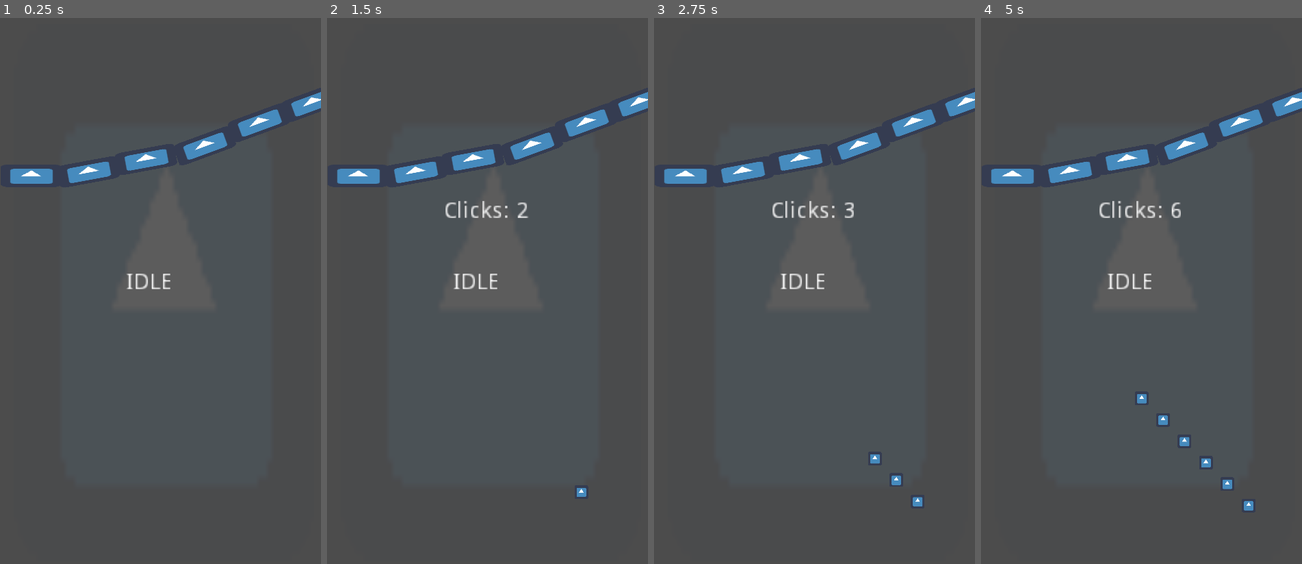
Above: before the commit, frames 1-4 (left to right).
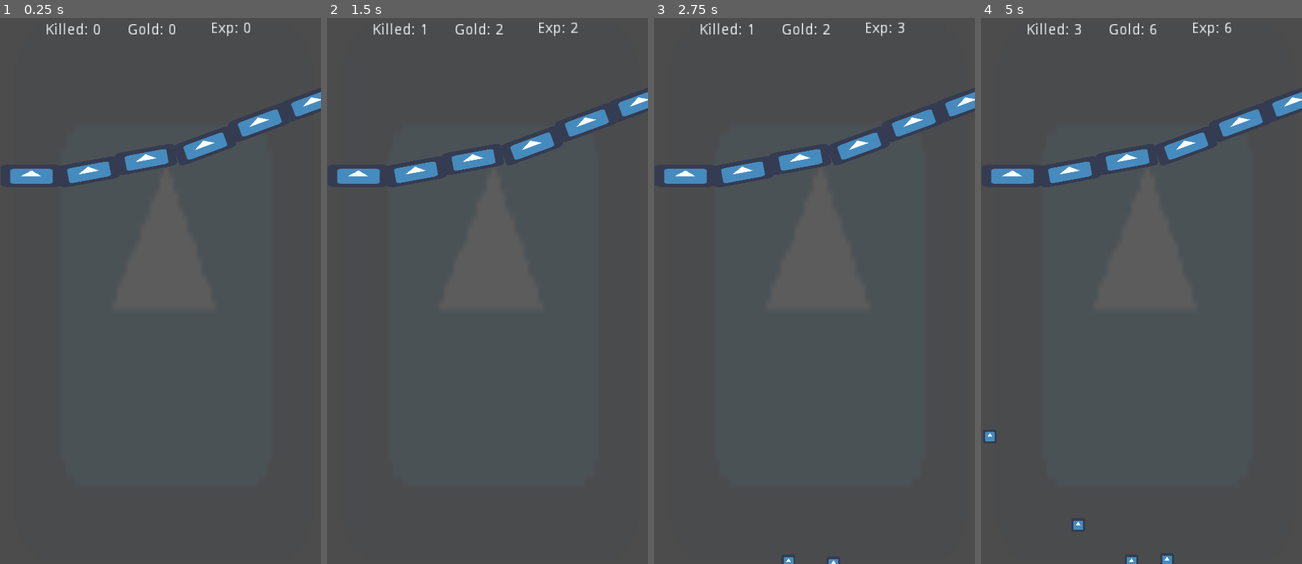
Above: after the commit, the same moments.

Repository: stranker/CLICKER_Z
Game: Godot game, scene res://Object/ClickArea.tscn
Same seed, same stepped clock (60 frames per second), same inputs: the game is played once before the commit and once after it. The engine's default icon, where the game draws it, is replaced by a stand-in: a white triangle on a blue panel in a dark square.
Inputs (mouse positions are in pixels of both pictures, inside the frame that each line leads up to):
- Up to frame 1 (0.25 s): no input
- Up to frame 2 (1.5 s): tap Enter at 0.5 s; move the mouse to (487, 296) at 0.52 s; click (487, 296) at 0.67 s; tap Space at 1.25 s; move the mouse to (423, 318) at 1.27 s; click (423, 318) at 1.42 s
- Up to frame 3 (2.75 s): move the mouse to (846, 170) at 2.02 s; click (846, 170) at 2.17 s
- Up to frame 4 (5 s): move the mouse to (1125, 400) at 2.77 s; click (1125, 400) at 2.92 s; move the mouse to (1237, 372) at 3.52 s; click (1237, 372) at 3.67 s; move the mouse to (1045, 209) at 4.27 s; click (1045, 209) at 4.42 s

The runs differ from the first frame. In frame 1, 0.5% of the frame differs, in the area x 14-79%, y 0-50%; in frame 2, 0.8%; in frame 3, 1.0%; in frame 4, 1.3%, in the area x 1-85%, y 0-100%.

Commit message:
ADD SPAWN CONTROL

Diff:
--- a/Object/ClickArea.tscn
+++ b/Object/ClickArea.tscn
@@ -1,21 +1,22 @@
-[gd_scene load_steps=6 format=2]
+[gd_scene load_steps=7 format=2]
 
 [ext_resource path="res://icon.png" type="Texture" id=1]
 [ext_resource path="res://Object/Wall.tscn" type="PackedScene" id=2]
-[ext_resource path="res://Object/Spawner.tscn" type="PackedScene" id=3]
+[ext_resource path="res://Object/SpawnControl.tscn" type="PackedScene" id=3]
+[ext_resource path="res://Object/Spawner.tscn" type="PackedScene" id=4]
 
 [sub_resource type="GDScript" id=1]
 
 resource_name = "Click.gd"
 script/source = "extends Node2D
 
-var clicks = 0
 var curr_click = 0
 enum STATES {IDLE,RAGE}
 var state = STATES.IDLE
 
 func _ready():
 	set_process(true)
+	Global.player_pos = $Player.global_position
 	pass
 
 func _process(delta):
@@ -23,20 +24,24 @@
 		state = STATES.RAGE
 	else:
 		state = STATES.IDLE
-	match state:
-		0: $State.text = \"IDLE\"
-		1: $State.text = \"RAGE!!!\"
+	$GUI/ZK.text = \"Killed: \"+str(Global.zombie_killed)
+	$GUI/Gold.text = \"Gold: \"+str(Global.GOLD)
+	$GUI/Exp.text = \"Exp: \"+str(Global.EXP)
 	pass
 
 func _on_Area_input_event(viewport, event, shape_idx):
 	if event is InputEventScreenTouch:
 		if event.is_pressed():
-			clicks +=1
+			Global.EXP += 1
 			curr_click += 1
-			$Clicks.text = \"Clicks: \"+str(clicks)
 			$Rage.start()
+			attack()
 	pass # replace with function body
 
+func attack():
+	if Global.ZOMBI_LIST.size()>0:
+		Global.ZOMBI_LIST[0].get_damage(Global.DAMAGE)
+	pass
 
 func _on_Rage_timeout():
 	curr_click = 0
@@ -78,70 +83,103 @@
 scale = Vector2( 17.3235, 55.8896 )
 shape = SubResource( 2 )
 
-[node name="Clicks" type="Label" parent="." index="1"]
-
-anchor_left = 0.5
-anchor_top = 0.5
-anchor_right = 0.5
-anchor_bottom = 0.5
-margin_left = 218.0
-margin_top = 345.0
-margin_right = 258.0
-margin_bottom = 359.0
-rect_scale = Vector2( 3, 3 )
-rect_pivot_offset = Vector2( 0, 0 )
-rect_clip_content = false
-mouse_filter = 2
-mouse_default_cursor_shape = 0
-size_flags_horizontal = 1
-size_flags_vertical = 4
-align = 1
-valign = 1
-percent_visible = 1.0
-lines_skipped = 0
-max_lines_visible = -1
-_sections_unfolded = [ "Rect" ]
-
-[node name="State" type="Label" parent="." index="2"]
-
-anchor_left = 0.5
-anchor_top = 0.5
-anchor_right = 0.5
-anchor_bottom = 0.5
-margin_left = 220.0
-margin_top = 478.0
-margin_right = 260.0
-margin_bottom = 492.0
-rect_scale = Vector2( 3, 3 )
-rect_pivot_offset = Vector2( 0, 0 )
-rect_clip_content = false
-mouse_filter = 2
-mouse_default_cursor_shape = 0
-size_flags_horizontal = 1
-size_flags_vertical = 4
-align = 1
-valign = 1
-percent_visible = 1.0
-lines_skipped = 0
-max_lines_visible = -1
-_sections_unfolded = [ "Rect" ]
-
-[node name="Rage" type="Timer" parent="." index="3"]
+[node name="Rage" type="Timer" parent="." index="1"]
 
 process_mode = 1
 wait_time = 0.3
 one_shot = true
 autostart = false
 
-[node name="Wall" parent="." index="4" instance=ExtResource( 2 )]
+[node name="Wall" parent="." index="2" instance=ExtResource( 2 )]
 
-[node name="Spawner" parent="." index="5" instance=ExtResource( 3 )]
+[node name="SpawnControl" parent="." index="3" instance=ExtResource( 3 )]
 
-position = Vector2( 510.293, 924.692 )
+[node name="Spawner" parent="SpawnControl" index="1" instance=ExtResource( 4 )]
 
-[node name="Player" type="Position2D" parent="." index="6"]
+position = Vector2( 654.057, 546.088 )
 
-position = Vector2( 178.585, 155.584 )
+[node name="Spawner2" parent="SpawnControl" index="2" instance=ExtResource( 4 )]
+
+position = Vector2( -60.4279, 799.028 )
+
+[node name="Spawner3" parent="SpawnControl" index="3" instance=ExtResource( 4 )]
+
+position = Vector2( 294.777, 1049.25 )
+
+[node name="Player" type="Position2D" parent="." index="4"]
+
+position = Vector2( 271.893, 164.178 )
+
+[node name="GUI" type="CanvasLayer" parent="." index="5"]
+
+layer = 1
+offset = Vector2( 0, 0 )
+rotation = 0.0
+scale = Vector2( 1, 1 )
+transform = Transform2D( 1, 0, 0, 1, 0, 0 )
+
+[node name="ZK" type="Label" parent="GUI" index="0"]
+
+anchor_left = 0.0
+anchor_top = 0.0
+anchor_right = 0.0
+anchor_bottom = 0.0
+margin_left = 85.0
+margin_top = 13.0
+margin_right = 125.0
+margin_bottom = 27.0
+rect_scale = Vector2( 2, 2 )
+rect_pivot_offset = Vector2( 0, 0 )
+mouse_filter = 2
+mouse_default_cursor_shape = 0
+size_flags_horizontal = 1
+size_flags_vertical = 4
+percent_visible = 1.0
+lines_skipped = 0
+max_lines_visible = -1
+_sections_unfolded = [ "Rect" ]
+
+[node name="Gold" type="Label" parent="GUI" index="1"]
+
+anchor_left = 0.0
+anchor_top = 0.0
+anchor_right = 0.0
+anchor_bottom = 0.0
+margin_left = 238.0
+margin_top = 13.0
+margin_right = 278.0
+margin_bottom = 27.0
+rect_scale = Vector2( 2, 2 )
+rect_pivot_offset = Vector2( 0, 0 )
+mouse_filter = 2
+mouse_default_cursor_shape = 0
+size_flags_horizontal = 1
+size_flags_vertical = 4
+percent_visible = 1.0
+lines_skipped = 0
+max_lines_visible = -1
+_sections_unfolded = [ "Rect" ]
+
+[node name="Exp" type="Label" parent="GUI" index="2"]
+
+anchor_left = 0.0
+anchor_top = 0.0
+anchor_right = 0.0
+anchor_bottom = 0.0
+margin_left = 394.0
+margin_top = 10.0
+margin_right = 434.0
+margin_bottom = 24.0
+rect_scale = Vector2( 2, 2 )
+rect_pivot_offset = Vector2( 0, 0 )
+mouse_filter = 2
+mouse_default_cursor_shape = 0
+size_flags_horizontal = 1
+size_flags_vertical = 4
+percent_visible = 1.0
+lines_skipped = 0
+max_lines_visible = -1
+_sections_unfolded = [ "Rect" ]
 
 [connection signal="input_event" from="Area" to="." method="_on_Area_input_event"]
 
--- a/Object/Global.gd
+++ b/Object/Global.gd
@@ -3,6 +3,12 @@
 var player_pos = Vector2()
 var zombie_count = 0
 var zombie_killed = 0
+const MAX_COUNT_ZOMBIES = 200
+var ZOMBI_LIST = []
+var DAMAGE = 0
+var GOLD = 0
+var EXP = 0
 
 func _ready():
+	DAMAGE = 1
 	pass
--- /dev/null
+++ b/Object/SpawnControl.tscn
@@ -0,0 +1,35 @@
+[gd_scene load_steps=2 format=2]
+
+[sub_resource type="GDScript" id=1]
+
+resource_name = "SpawnControl"
+script/source = "extends Node2D
+
+var spawn_list = []
+
+func _ready():
+	for i in get_children():
+		if !i.name.begins_with(\"Timer\"):
+			spawn_list.push_back(i)
+	pass
+
+func _on_Spawn_timeout():
+	randomize()
+	var sp = randi() % spawn_list.size()
+	spawn_list[sp].spawn()
+	pass # replace with function body
+"
+_sections_unfolded = [ "Resource" ]
+
+[node name="SpawnControl" type="Node2D" index="0"]
+
+script = SubResource( 1 )
+
+[node name="Timer" type="Timer" parent="." index="0"]
+
+process_mode = 1
+wait_time = 0.4
+one_shot = false
+autostart = true
+
+[connection signal="timeout" from="Timer" to="." method="_on_Spawn_timeout"]
--- a/Object/Spawner.tscn
+++ b/Object/Spawner.tscn
@@ -11,28 +11,16 @@
 	pass
 
 func spawn():
-	var z = zombies.instance()
-	get_tree().root.call_deferred(\"add_child\",z)
-	z.global_position = global_position
-	Global.zombie_count +=1
+	if Global.zombie_count < Global.MAX_COUNT_ZOMBIES:
+		var z = zombies.instance()
+		get_tree().root.call_deferred(\"add_child\",z)
+		z.global_position = global_position
+		Global.zombie_count +=1
+		Global.ZOMBI_LIST.push_back(z)
 	pass
-
-func _on_Timer_timeout():
-	if Global.zombie_count < 100:
-		spawn()
-	pass # replace with function body
 "
 _sections_unfolded = [ "Resource" ]
 
-[node name="Spawner" type="Position2D" index="0"]
+[node name="Spawner" type="Position2D"]
 
 script = SubResource( 1 )
-
-[node name="Timer" type="Timer" parent="." index="0"]
-
-process_mode = 1
-wait_time = 0.8
-one_shot = false
-autostart = true
-
-[connection signal="timeout" from="Timer" to="." method="_on_Timer_timeout"]
--- a/Object/Wall.tscn
+++ b/Object/Wall.tscn
@@ -60,16 +60,19 @@
 
 [node name="Bound" type="CollisionPolygon2D" parent="." index="7"]
 
+position = Vector2( 59.0052, 37.0123 )
 build_mode = 0
-polygon = PoolVector2Array( 1.05511, 1062.37, 607.006, 1071.41, 600.976, 1024.68, 1.05511, 1023.17 )
+polygon = PoolVector2Array( -230.676, 1056.2, 250.485, 1093.21, 681.35, 1071, 650.218, 1019.18, 248.634, 1069.15, -165.904, 1021.03 )
 
 [node name="Bound2" type="CollisionPolygon2D" parent="." index="8"]
 
+position = Vector2( 26.2012, -22.2074 )
+scale = Vector2( 1.02375, 1 )
 build_mode = 0
-polygon = PoolVector2Array( 607.168, 942.059, 608.837, 1077.72, 664.98, 1075.36, 670.143, 151.304, 608.195, 120.33 )
+polygon = PoolVector2Array( 607.168, 942.059, 608.837, 1077.72, 664.98, 1075.36, 685.891, 338.157, 670.143, 151.304, 608.195, 120.33, 646.122, 565.783 )
 
 [node name="Bound3" type="CollisionPolygon2D" parent="." index="9"]
 
-position = Vector2( -668.698, 40.1813 )
+position = Vector2( -748.275, -30.1422 )
 build_mode = 0
-polygon = PoolVector2Array( 607.168, 942.059, 609.651, 1022.98, 668.437, 1022.98, 670.792, 241.731, 617.124, 234.329 )
+polygon = PoolVector2Array( 699.395, 294.274, 573.553, 607.029, 571.703, 1073.38, 642.026, 1086.34, 617.968, 608.879, 743.81, 310.93 )
--- a/Object/Z.tscn
+++ b/Object/Z.tscn
@@ -7,14 +7,39 @@
 resource_name = "Zombie.gd"
 script/source = "extends KinematicBody2D
 
-var velocity = Vector2(-50,-50)
+const WALK = 50
+var player = Global.player_pos
+var direction = Vector2()
+var life = 2
+var gold = 2
 
 func _ready():
+	randomize()
+	direction.x = rand_range(-1,1)
+	direction.y = rand_range(-1,0)
+	$Chase.wait_time = rand_range(3,7)
+	pass
+
+func _process(delta):
+	if life<=0:
+		Global.ZOMBI_LIST.erase(self)
+		queue_free()
+		Global.zombie_killed += 1
+		Global.GOLD += gold
+		Global.zombie_count -= 1
 	pass
 
 func _physics_process(delta):
-	move_and_slide(velocity,Vector2(0,0))
-	pass"
+	move_and_slide(direction*WALK,Vector2(0,0))
+	pass
+
+func _on_Chase_timeout():
+	direction = (player-global_position).normalized()
+	pass # replace with function body
+
+func get_damage(dmg):
+	if life>0:
+		life -= dmg"
 _sections_unfolded = [ "Resource" ]
 
 [sub_resource type="CircleShape2D" id=2]
@@ -39,3 +64,12 @@
 [node name="CollisionShape2D" type="CollisionShape2D" parent="." index="1"]
 
 shape = SubResource( 2 )
+
+[node name="Chase" type="Timer" parent="." index="2"]
+
+process_mode = 1
+wait_time = 5.0
+one_shot = false
+autostart = true
+
+[connection signal="timeout" from="Chase" to="." method="_on_Chase_timeout"]
